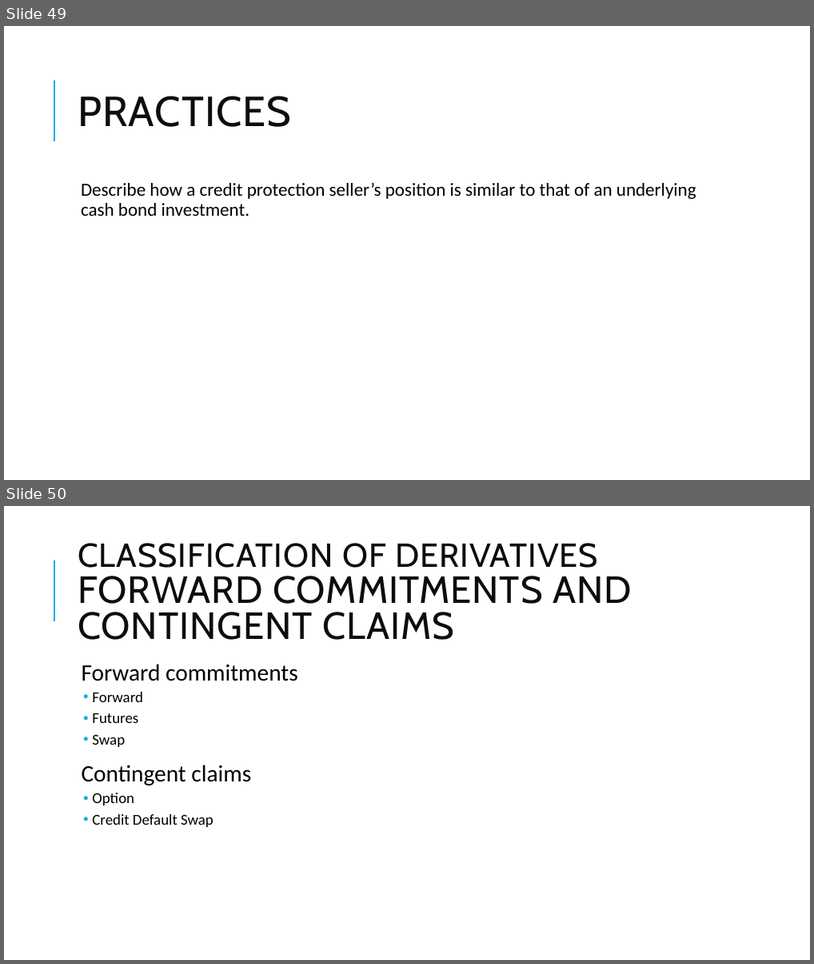
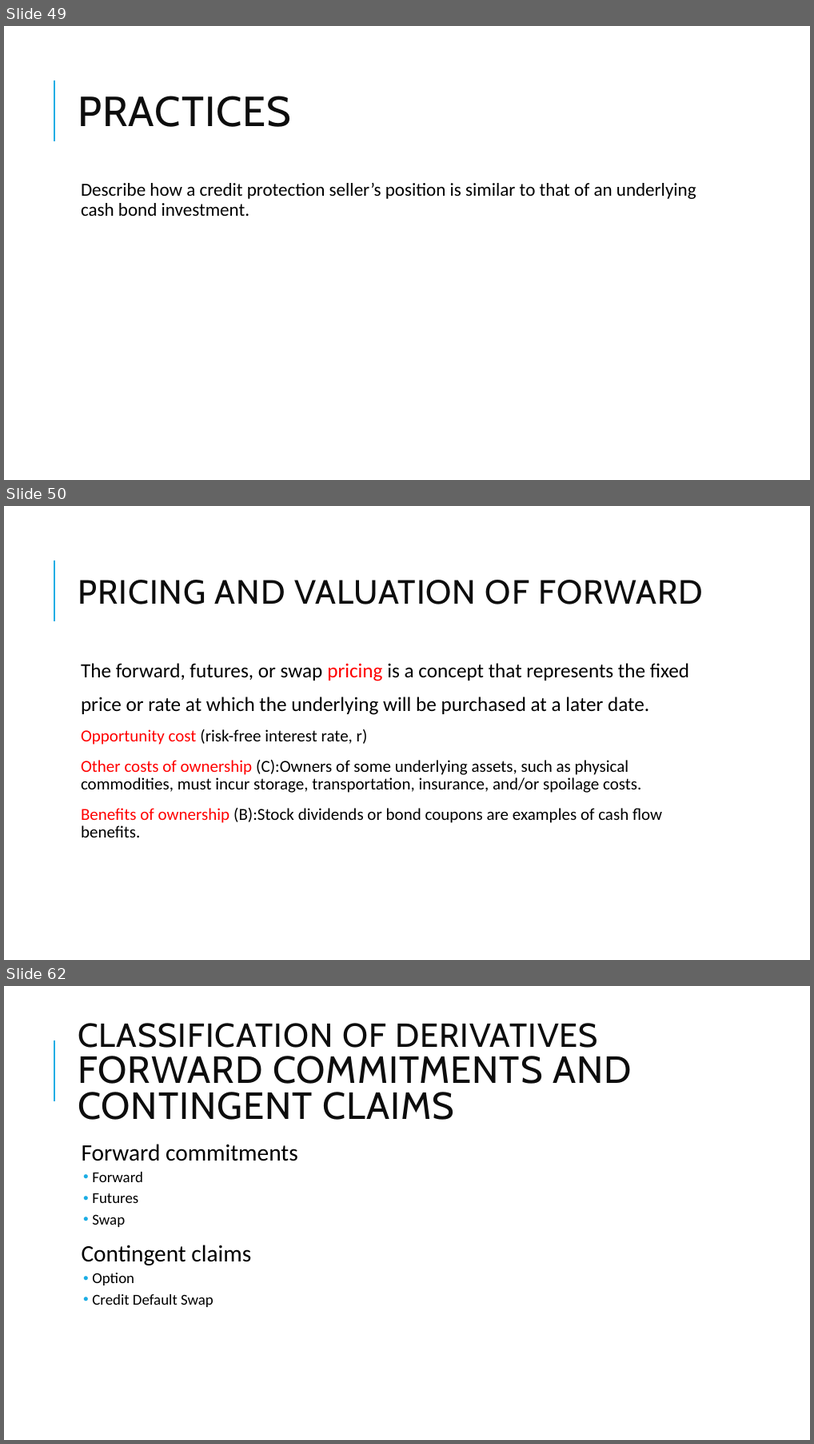
Before and after one commit to Isco0530/data, a slide deck: Derivatives.pptx. Shown one above the other, each under a label of ours: slides 49 and 50 before the commit, slides 49, 50 and 62 after it; the slides between them are not shown. The pictures are 814x964 and 814x1444 pixels, drawn with LibreOffice and Linux fonts; fonts in the diff are those of the drawing; background and template pictures are left out. Boxes give left, top, right and bottom in pixels: in the first picture for what was removed or moved away, otherwise in the second. Text is boxed around its words. In the diff, an @@ line names an element or a change of style, - is before the commit and + after.

```diff
--- a/Derivatives.pptx
+++ b/Derivatives.pptx
@@ slide 50 added at <box>4,506,810,960</box>, background #FFFFFF; not listed: 1 template element that a slide beside it also shows @@
@@ title added at <box>78,580,703,604</box>, 40 pt, text #0D0D0D @@
+PRICING AND VALUATION OF FORWARD
@@ text added at <box>81,663,690,837</box>, 20 pt, text #000000 @@
+  The forward, futures, or swap pricing is a concept that represents the fixed
+  price or rate at which the underlying will be purchased at a later date.
+  Opportunity cost (risk-free interest rate, r)
+  Other costs of ownership (C):Owners of some underlying assets, such as physical commodities, must incur storage, transportation, insurance, and/or spoilage costs.
+  Benefits of ownership (B):Stock dividends or bond coupons are examples of cash flow benefits.
@@ what was slide 50 is now slide 62 @@
```
Also in this commit, not shown: 11 other slides added, 1 other file.
